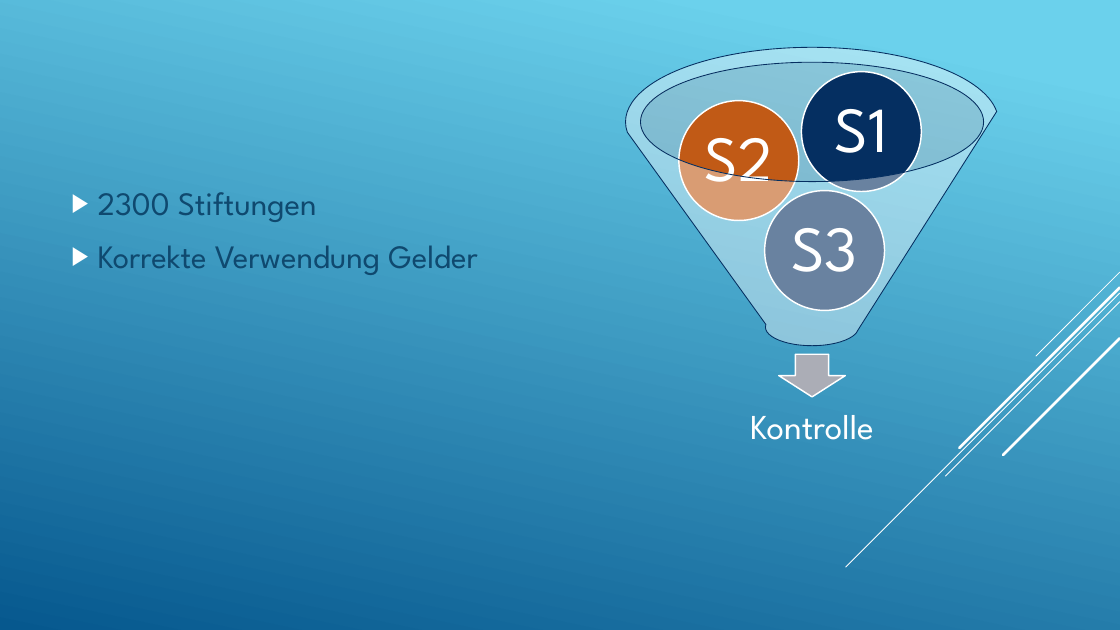
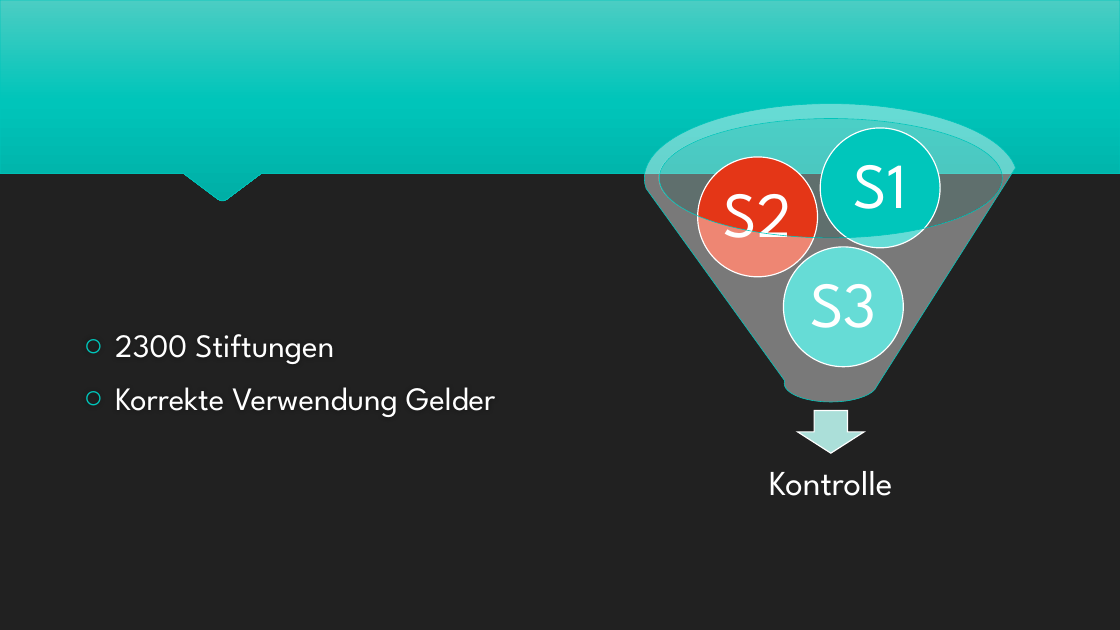
Before and after one commit to benwasd/baernhaeckt18, a slide deck: slide 2 of Foundation Tracker.pptx. Drawn at 1120x630 pixels with LibreOffice and Linux fonts; fonts in the diff are those of the drawing. Boxes give left, top, right and bottom in pixels: in the first picture for what was removed or moved away, otherwise in the second. Text is boxed around its words. In the diff, an @@ line names an element or a change of style, - is before the commit and + after.

```diff
--- a/Foundation Tracker.pptx
+++ b/Foundation Tracker.pptx
@@ background gradient #6ED2EB to #06588E to #212121 @@
@@ freeform shape added at [0, 0, 1120, 201], fill gradient #4BCEC3 to #00C6BB to #00B0A6, outline #00C6BB 0.5 pt @@
@@ funnel at [644, 103, 1017, 402]: outline #052F61 0.75 pt to #00C6BB 0.5 pt @@
@@ ellipse at [659, 118, 1002, 238]: fill #BDBEC5 at 40% opacity to #BDE5E0 at 40% opacity @@
@@ ellipse at [820, 128, 940, 248]: fill #052F61 to #00C6BB; outline #FFFFFF 1.25 pt to #FFFFFF 1 pt @@
@@ 4 texts, 4 ellipses, 1 funnel, 1 down arrow: place and size @@
-4 texts, 4 ellipses, 1 funnel, 1 down arrow at [626, 47, 999, 440]
+4 texts, 4 ellipses, 1 funnel, 1 down arrow at [644, 103, 1017, 496]
@@ ellipse at [698, 157, 818, 277]: fill #C15A16 to #E43617; outline #FFFFFF 1.25 pt to #FFFFFF 1 pt @@
@@ text "2300 Stiftungen": place and size @@
-text "2300 Stiftungen" at [98, 192, 477, 275]
+text "2300 Stiftungen" at [115, 334, 495, 417]
@@ text "2300 Stiftungen" at [115, 334, 495, 417]: text colour #0F496F to #FFFFFF; bullet ▶ to ○; bullet colour #FFFFFF to #00C6BB @@
@@ ellipse at [784, 247, 904, 367]: fill #052F61 to #00C6BB; outline #FFFFFF 1.25 pt to #FFFFFF 1 pt @@
@@ group removed at [846, 272, 1120, 567]: 5 lines @@
@@ down arrow at [797, 411, 864, 454]: fill #ABADB7 to #ABDFDA; outline #FFFFFF 1.25 pt to #FFFFFF 1 pt @@
```
Also in this commit, not shown: 3 other slides changed, 4 slides added, 1 slide removed, 1 other file.
